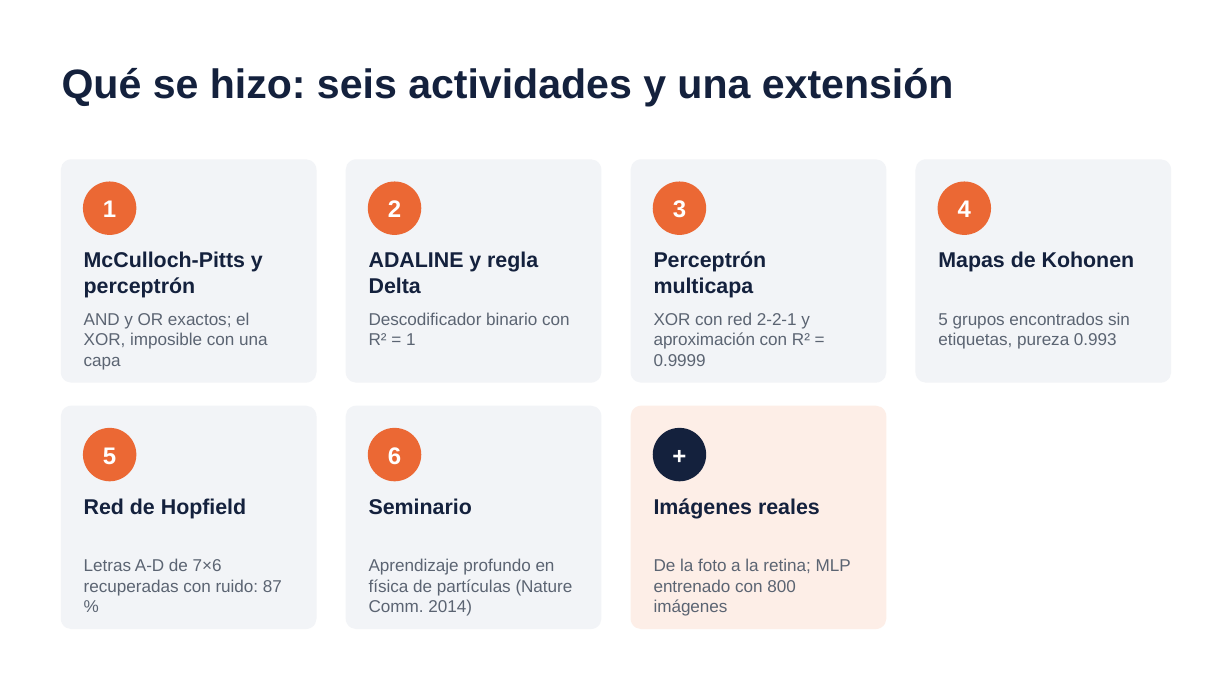
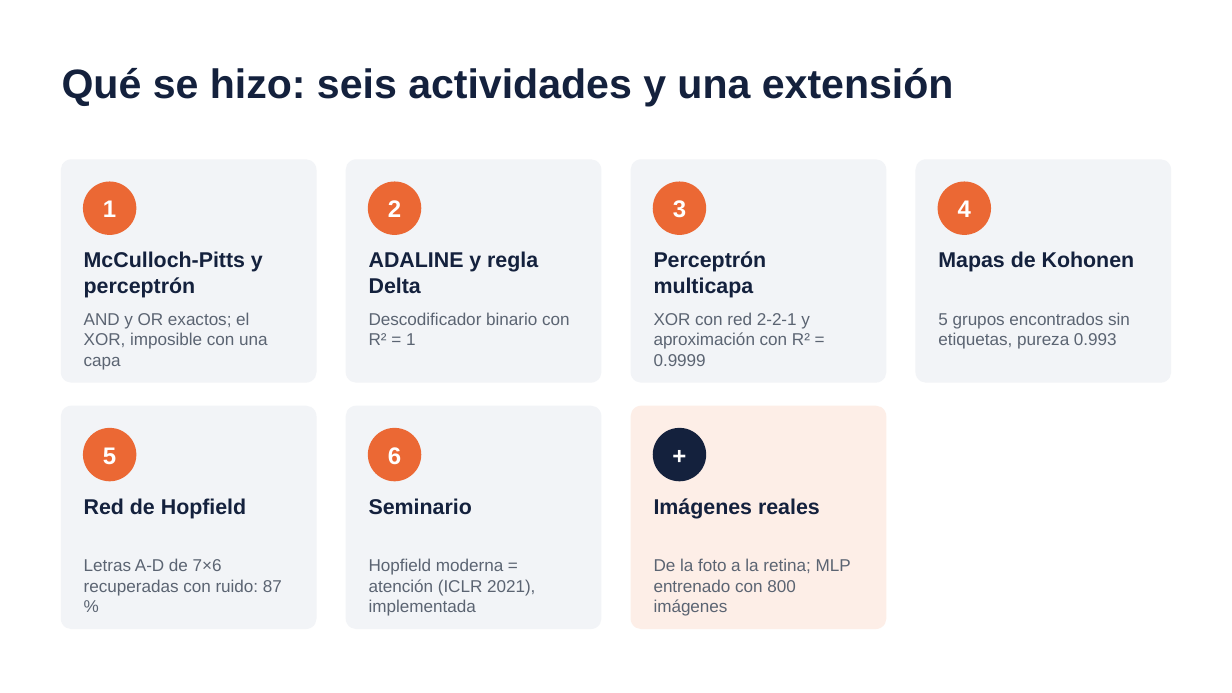
Before and after one commit to Alessandro-45/Introduction-to-Emergent-Computation, a slide deck: slide 2 of presentaciones/01_resultados_evaluacion_rna.pptx. Drawn at 1232x693 pixels with LibreOffice and Linux fonts; fonts in the diff are those of the drawing. Boxes give left, top, right and bottom in pixels: in the first picture for what was removed or moved away, otherwise in the second. Text is boxed around its words. In the diff, an @@ line names an element or a change of style, - is before the commit and + after.

```diff
--- a/presentaciones/01_resultados_evaluacion_rna.pptx
+++ b/presentaciones/01_resultados_evaluacion_rna.pptx
@@ text at bbox=[369, 558, 535, 616]: text changed @@
-Aprendizaje profundo en física de partículas (Nature Comm. 2014)
+Hopfield moderna = atención (ICLR 2021), implementada
```
Also in this commit, not shown: 3 other slides changed, 2 other files.
